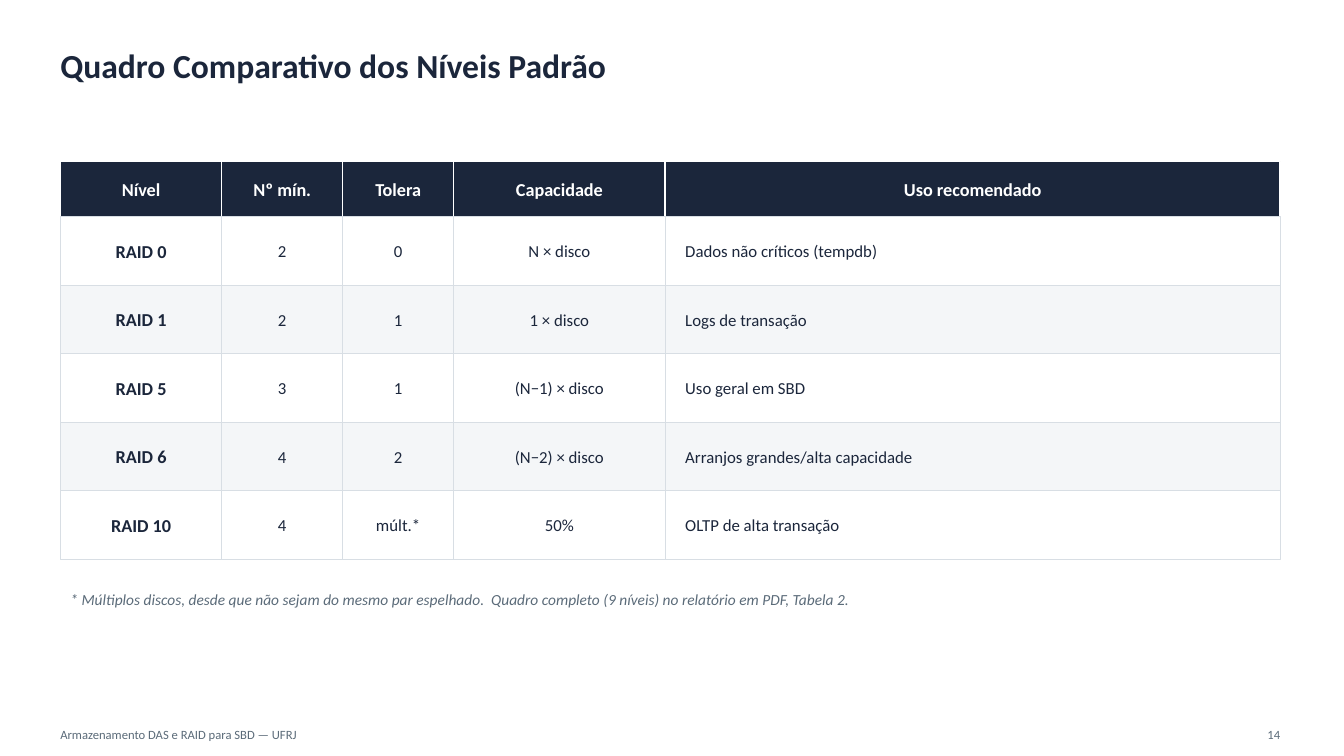
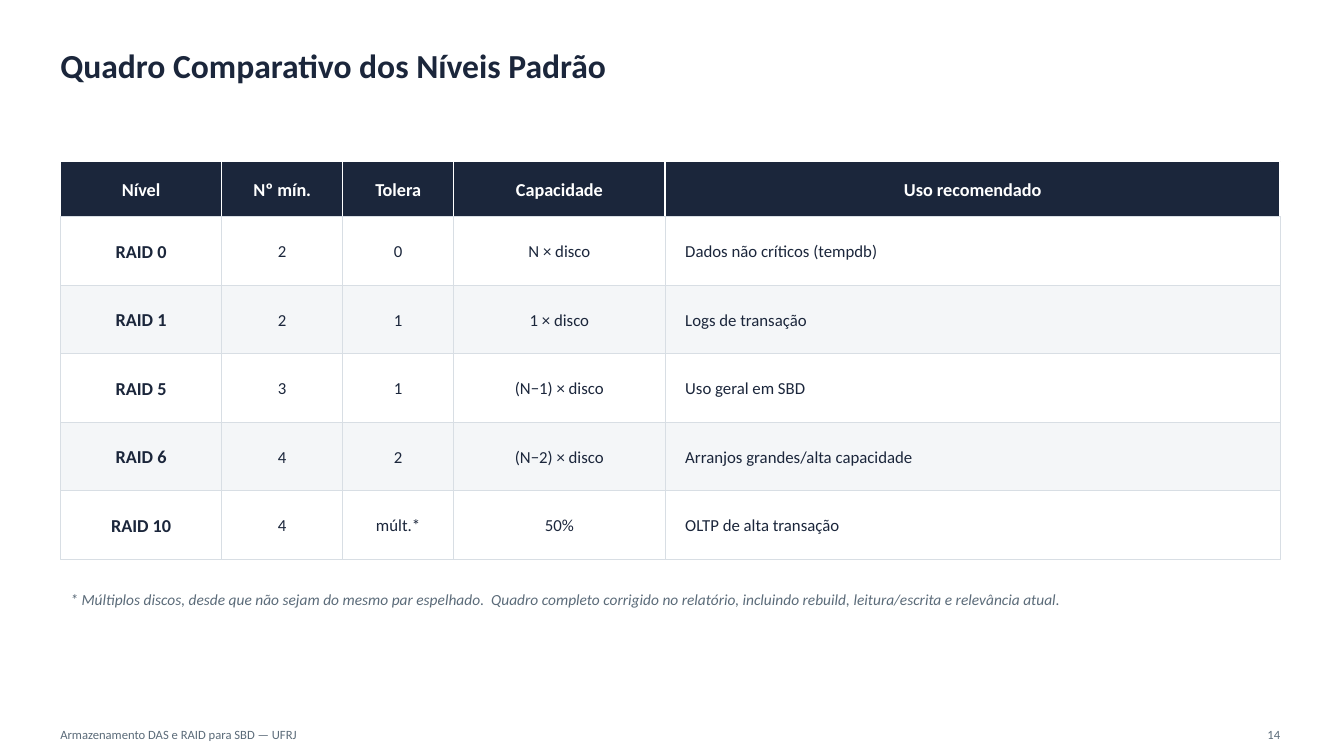
Before and after one commit to guilherme-hu/Trabalho-CBD, a slide deck: slide 14 of DAS e RAID/DAS_RAID_Slides.pptx. Drawn at 1344x756 pixels with LibreOffice and Linux fonts; fonts in the diff are those of the drawing. Boxes give left, top, right and bottom in pixels: in the first picture for what was removed or moved away, otherwise in the second. Text is boxed around its words. In the diff, an @@ line names an element or a change of style, - is before the commit and + after.

```diff
--- a/DAS e RAID/DAS_RAID_Slides.pptx
+++ b/DAS e RAID/DAS_RAID_Slides.pptx
@@ text at (82, 594, 1059, 608): text changed @@
-* Múltiplos discos, desde que não sejam do mesmo par espelhado. Quadro completo (9 níveis) no relatório em PDF, Tabela 2.
+* Múltiplos discos, desde que não sejam do mesmo par espelhado. Quadro completo corrigido no relatório, incluindo rebuild, leitura/escrita e relevância atual.
```
Also in this commit, not shown: 5 other slides changed, 3 slides added, 28 other files.
